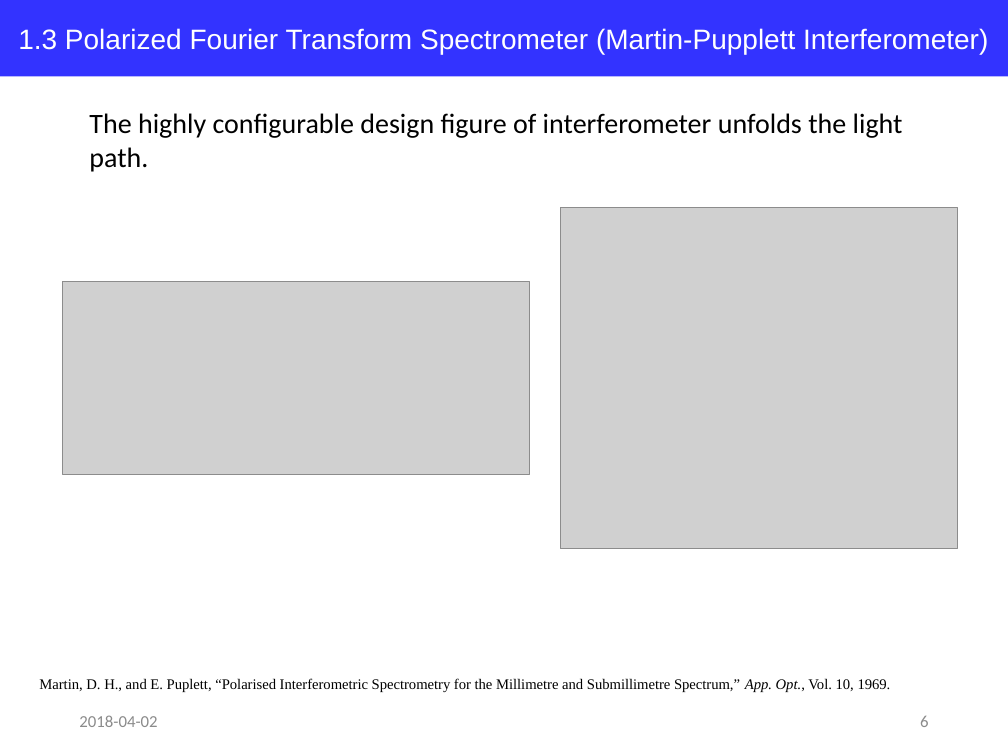
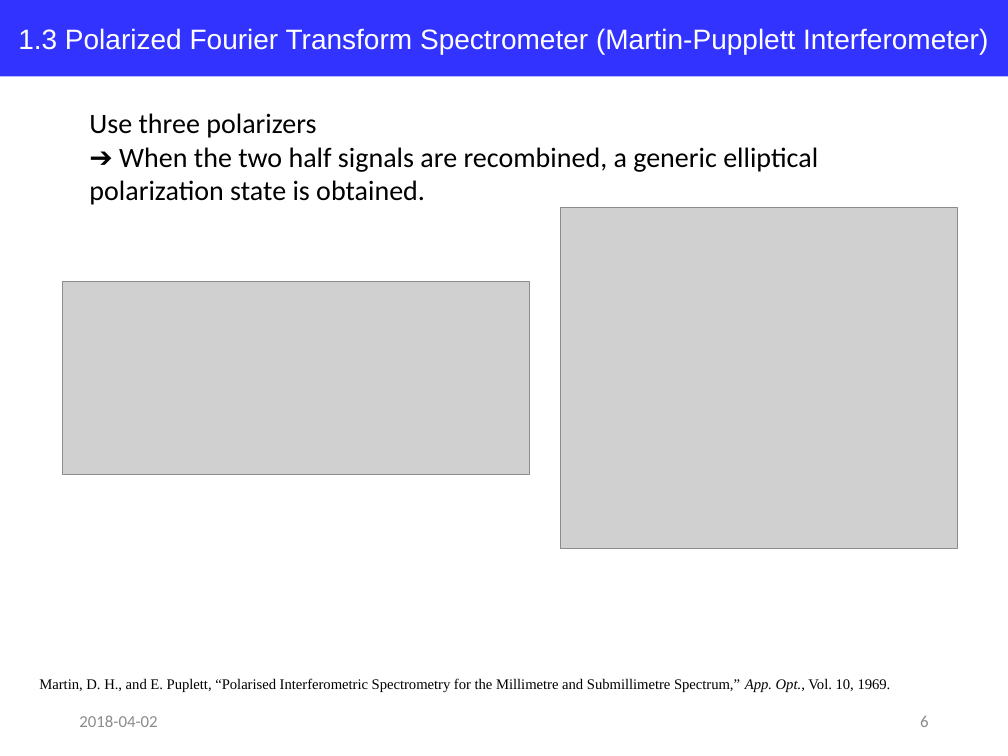
Before and after one commit to jglee96/NBTP_Lab, a slide deck: slide 6 of Terahertz Metrology/Ch5/Terahertz Metrology_Ch5.pptx. Drawn at 1008x756 pixels with LibreOffice and Linux fonts; fonts in the diff are those of the drawing; grey boxes stand for pictures. Boxes give left, top, right and bottom in pixels: in the first picture for what was removed or moved away, otherwise in the second. Text is boxed around its words. In the diff, an @@ line names an element or a change of style, - is before the commit and + after.

```diff
--- a/Terahertz Metrology/Ch5/Terahertz Metrology_Ch5.pptx
+++ b/Terahertz Metrology/Ch5/Terahertz Metrology_Ch5.pptx
@@ text at bbox=[89, 113, 818, 205]: text changed @@
-The highly configurable design figure of interferometer unfolds the light path.
+Use three polarizers
+➔ When the two half signals are recombined, a generic elliptical polarization state is obtained.
```
Also in this commit, not shown: 5 other slides changed, 1 other file.
